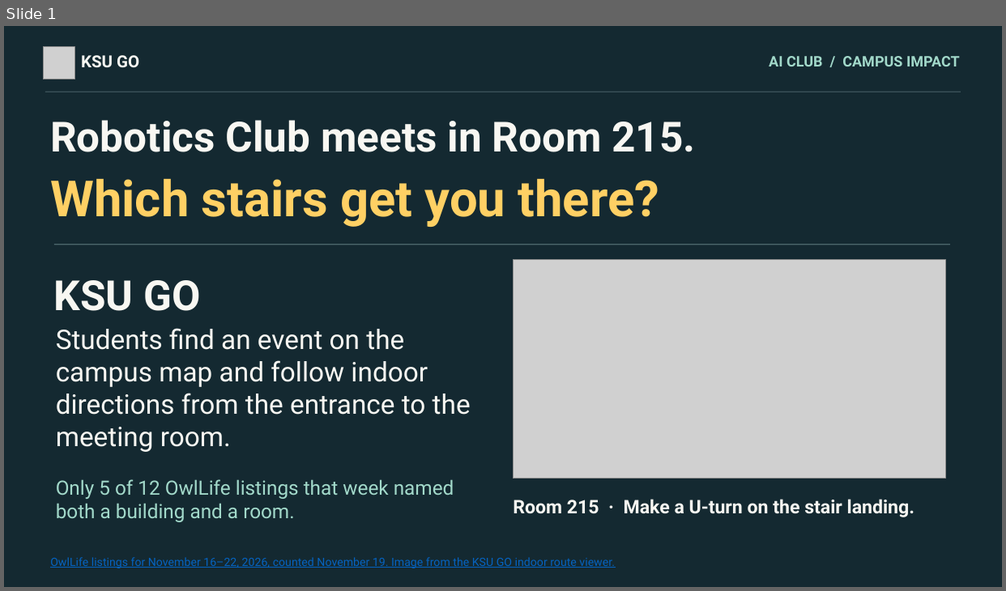
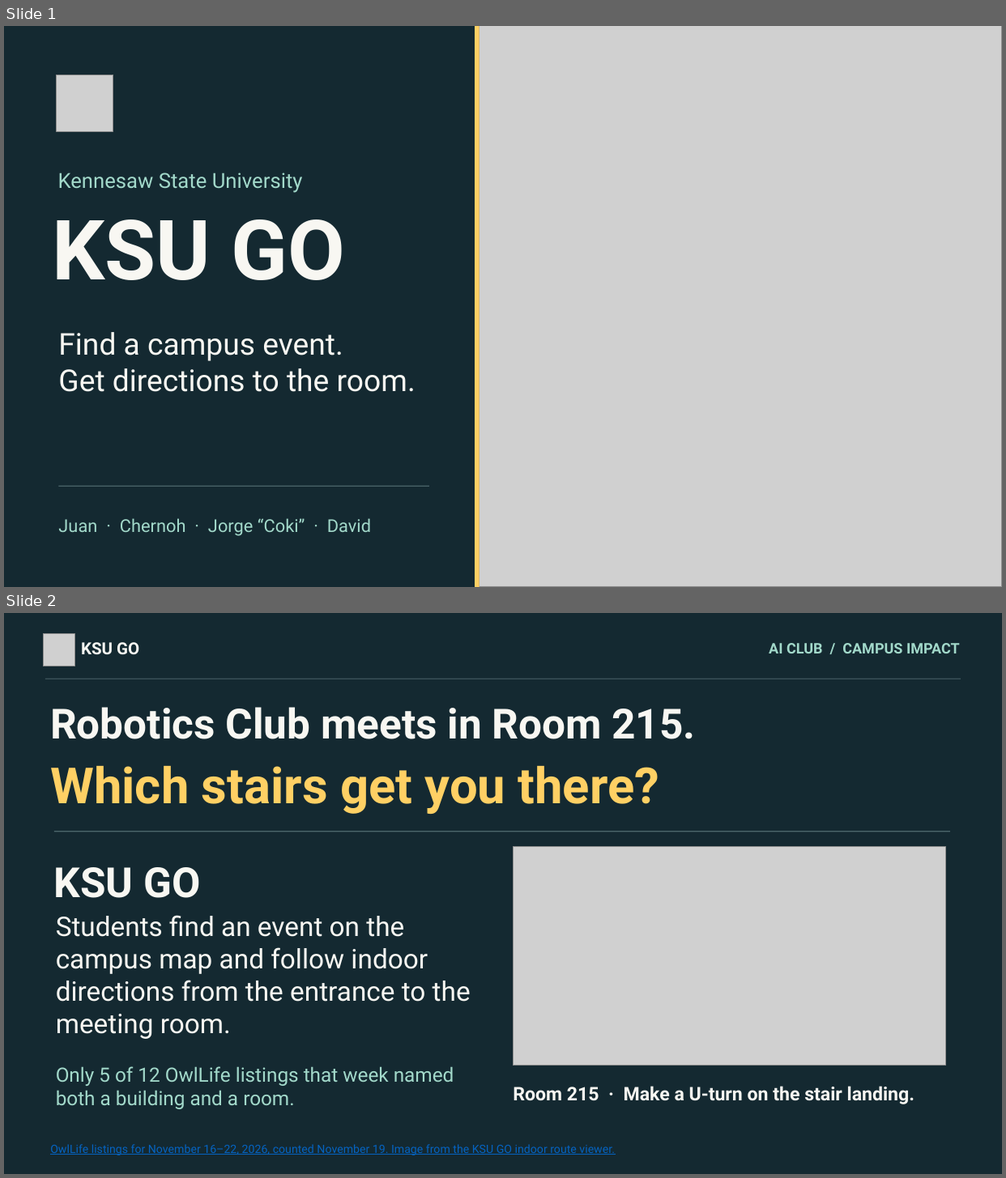
Before and after one commit to chernohb23/KSU-GO, a slide deck: pitch/KSU-GO-Presentation.pptx. Shown one above the other, each under a label of ours: slide 1 before the commit, slides 1 and 2 after it. The pictures are 1006x591 and 1006x1178 pixels, drawn with LibreOffice and Linux fonts; fonts in the diff are those of the drawing; grey boxes stand for pictures. Boxes give left, top, right and bottom in pixels: in the first picture for what was removed or moved away, otherwise in the second. Text is boxed around its words. In the diff, an @@ line names an element or a change of style, - is before the commit and + after.

Commit message:
PITCH-4: Add a KSU GO cover before the timed pitch

```diff
--- a/pitch/KSU-GO-Presentation.pptx
+++ b/pitch/KSU-GO-Presentation.pptx
@@ slide 1 added at (4,26,1002,587), background #142931 @@
@@ rectangle added at (475,26,479,587), fill #FFD064 @@
@@ picture added at (479,26,1002,587) @@
@@ picture added at (57,75,113,131) @@
@@ text added at (58,173,303,193), 20 pt, text #A2D9CA @@
+Kennesaw State University
@@ text added at (52,220,345,280), 80 pt, text #F8F7F2, bold @@
+KSU GO
@@ text added at (58,332,415,392), 29 pt, text #F8F7F2 @@
+Find a campus event.
+Get directions to the room.
@@ line added from (58, 486) to (429, 486), #496268 1 pt @@
@@ text added at (58,518,371,536), 17 pt, text #A2D9CA @@
+Juan · Chernoh · Jorge “Coki” · David
@@ what was slide 1 is now slide 2 @@
```
Also in this commit, not shown: 1 other file.
